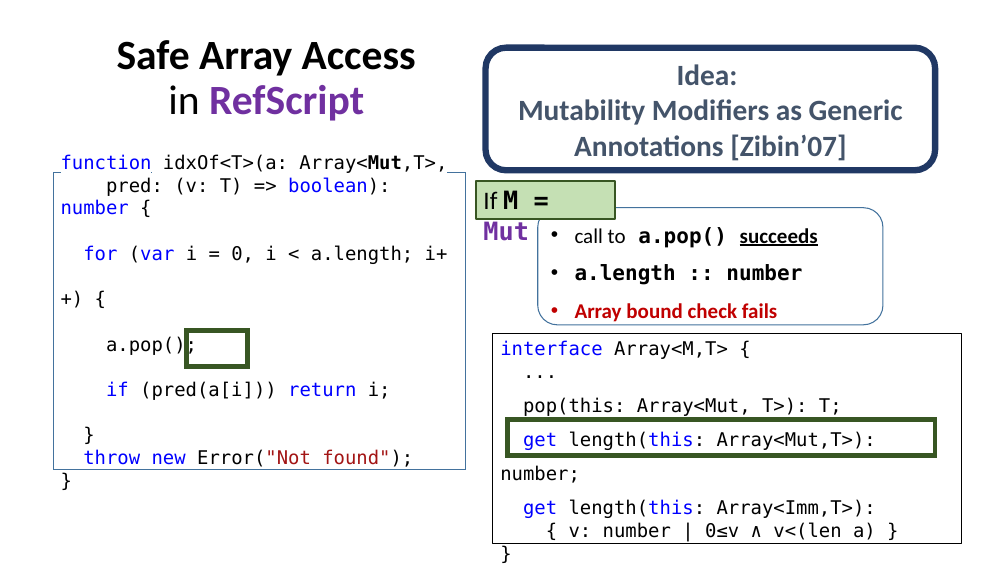
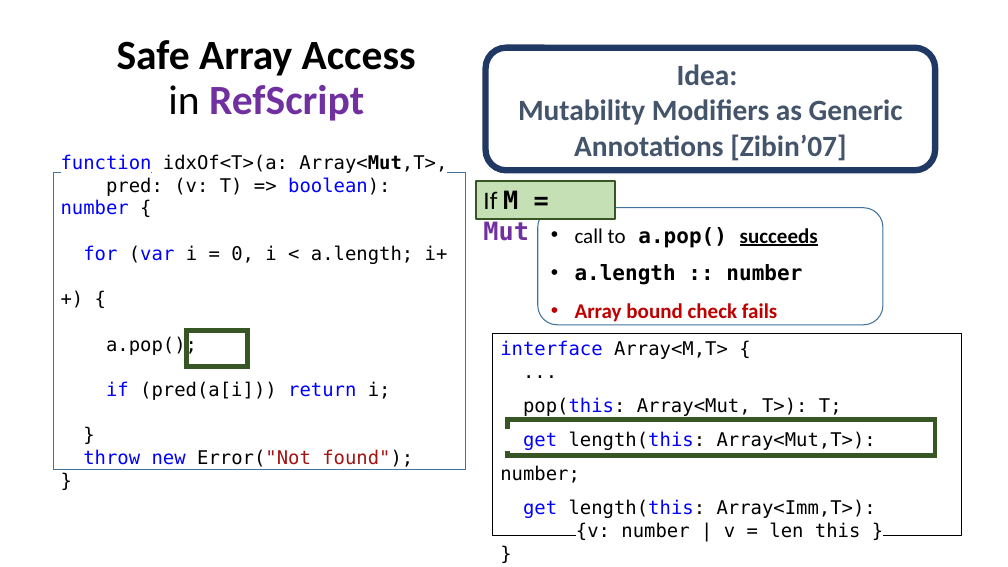
Before and after one commit to UCSD-PL/refscript, a slide deck: slide 35 of doc/talk/RefScript.pptx (slide 39 before the commit). Drawn at 1008x567 pixels with LibreOffice and Linux fonts; fonts in the diff are those of the drawing. Boxes give left, top, right and bottom in pixels: in the first picture for what was removed or moved away, otherwise in the second. Text is boxed around its words. In the diff, an @@ line names an element or a change of style, - is before the commit and + after.

```diff
--- a/doc/talk/RefScript.pptx
+++ b/doc/talk/RefScript.pptx
@@ rectangle "interface Array<M,T> {": place and size @@
-rectangle "interface Array<M,T> {" at [493,333,962,544]
+rectangle "interface Array<M,T> {" at [493,333,962,536]
@@ text in rectangle at [500,340,876,518]: highlight none to #FFFFFF in "Array<M,T> {", "...", "pop(this: Array<Mut, T>): T;", "length(this: Array<Mut,T>): number;" and 2 more places; text colour #000000 to #0000FF in "pop(this:" @@
@@ text in rectangle at [576,522,861,540]: text changed @@
-{ v: number | 0≤v ∧ v<(len a) }
+{v: number | v = len this }
```
Also in this commit, not shown: 22 other slides changed, 5 slides added.
